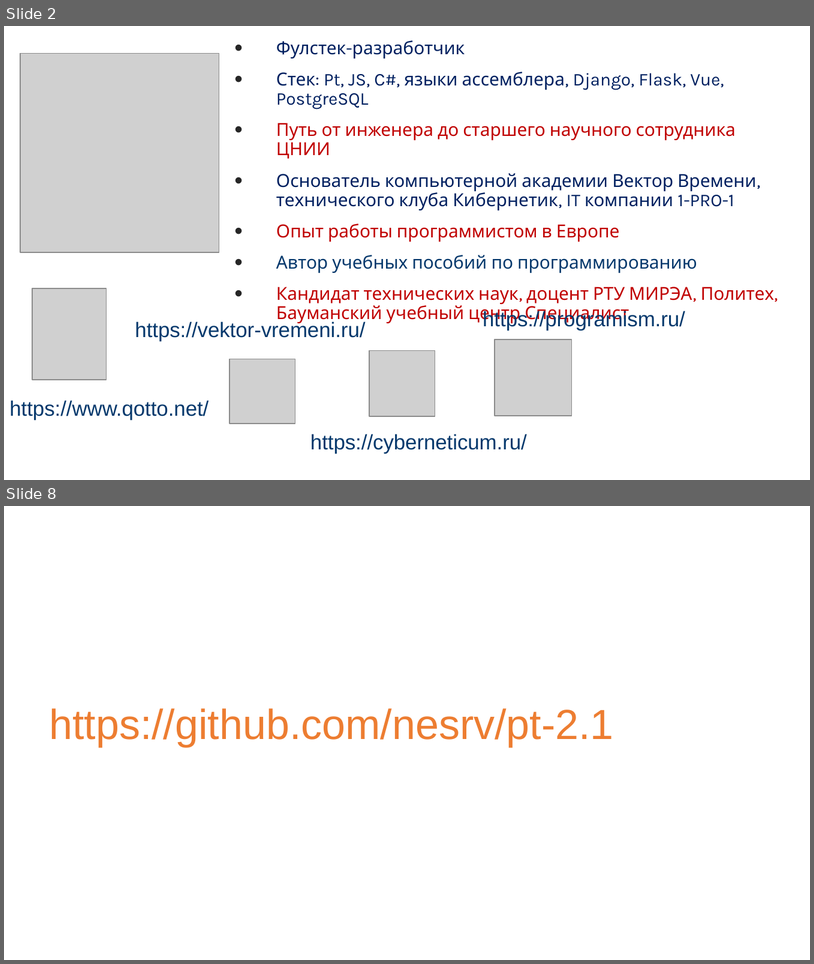
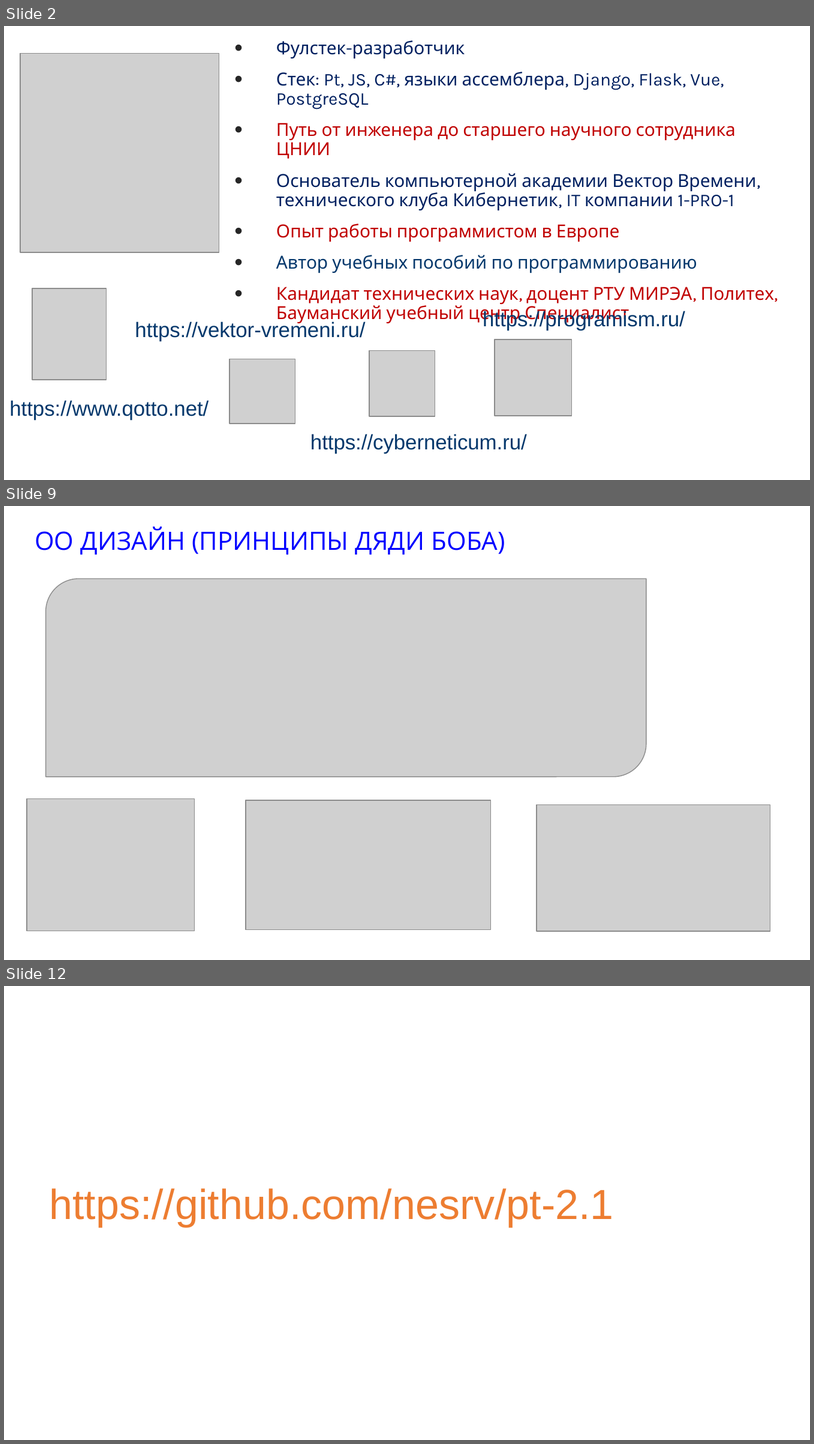
Before and after one commit to ookotukoo/pt-2.1-from-11.11, a slide deck: m1/ppt/1.pptx. Shown one above the other, each under a label of ours: slides 2 and 8 before the commit, slides 2, 9 and 12 after it; the slides between them are not shown. The pictures are 814x964 and 814x1444 pixels, drawn with LibreOffice and Linux fonts; fonts in the diff are those of the drawing; grey boxes stand for pictures; background and template pictures are left out. Boxes give left, top, right and bottom in pixels: in the first picture for what was removed or moved away, otherwise in the second. Text is boxed around its words. In the diff, an @@ line names an element or a change of style, - is before the commit and + after.

```diff
--- a/m1/ppt/1.pptx
+++ b/m1/ppt/1.pptx
@@ slide 9 added at box(4, 506, 810, 960), background #FFFFFF @@
@@ title added at box(35, 526, 506, 555), 22.5 pt, text #0000FF @@
+ОО ДИЗАЙН (ПРИНЦИПЫ ДЯДИ БОБА)
@@ picture added at box(46, 579, 647, 776) @@
@@ picture added at box(27, 799, 194, 931) @@
@@ picture added at box(246, 801, 491, 930) @@
@@ picture added at box(537, 804, 771, 930) @@
@@ what was slide 8 is now slide 12 @@
```
Also in this commit, not shown: 3 slides changed, 8 other slides added, 1 slide removed, 7 other files.
